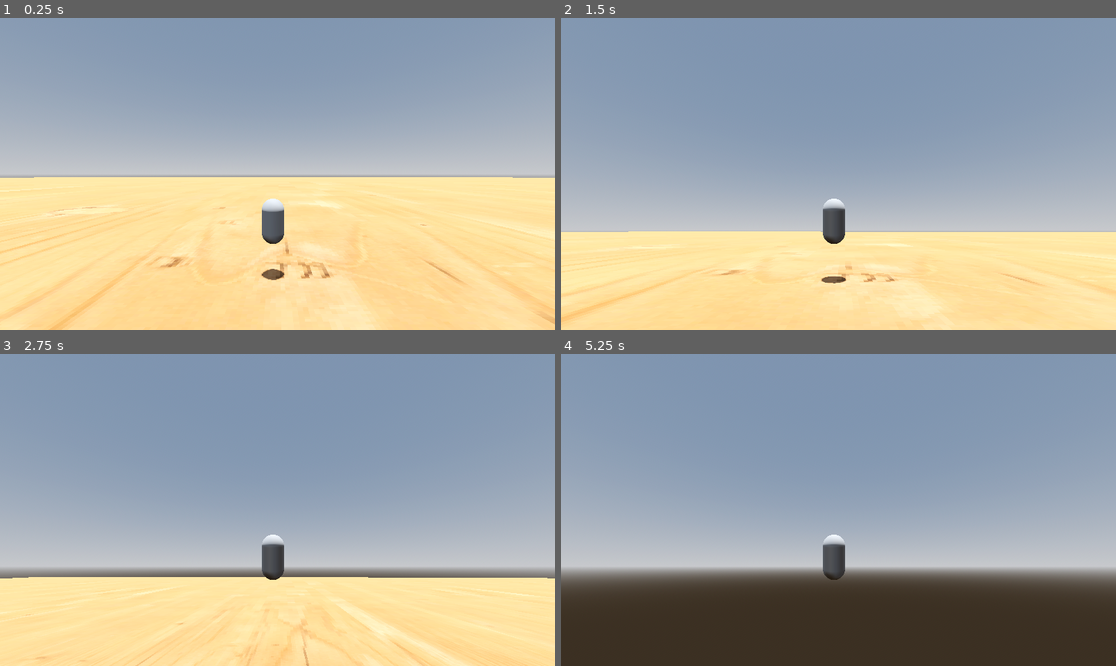
Above: before the commit, frames 1-4 (two rows, left to right).
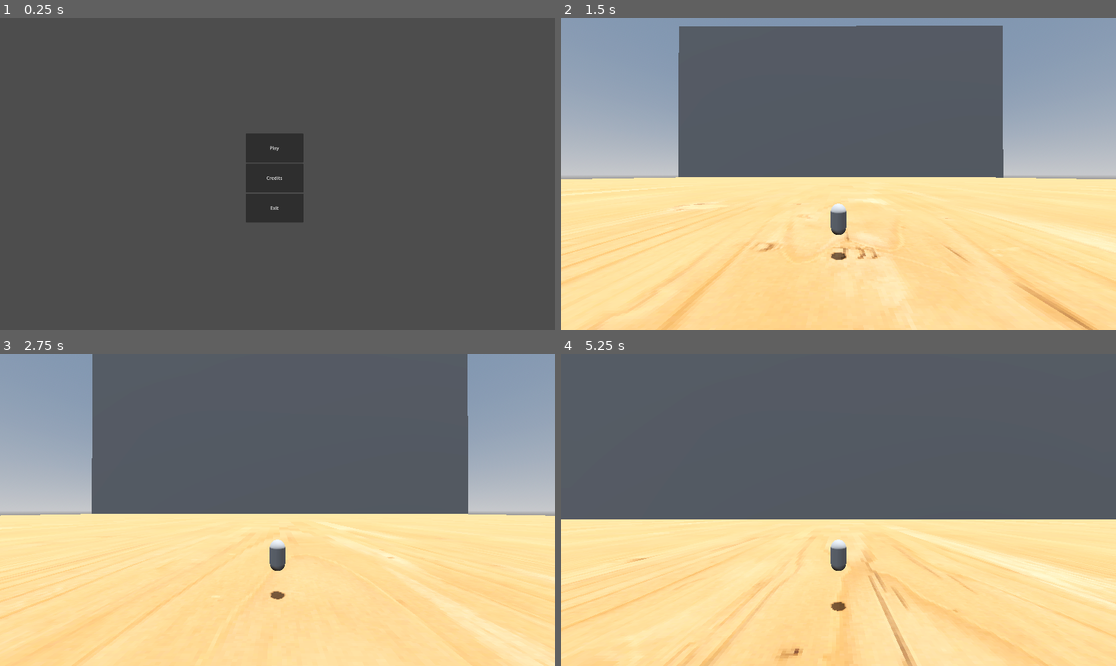
Above: after the commit, the same moments.

Repository: Grispys/gamejam
Game: Godot game, scene res://scenes/menu.tscn
The game is run twice, just before and just after one commit, with the same random seed, the same clock (stepped at 60 frames per second) and the same inputs. Before the commit the project starts from res://scenes/main.tscn.
Inputs (mouse positions are in pixels of both pictures, inside the frame that each line leads up to):
- Up to frame 1 (0.25 s): no input
- Up to frame 2 (1.5 s): click (832, 177) at 0.5 s, where only the run after the commit has a clickable "Credits"; click (832, 149) at 1.25 s, where only the run after the commit has a clickable "Play"
- Up to frame 3 (2.75 s): tap Enter at 2 s; hold W (move_forward) from 2.03 s (still down); hold Space (fly, bound only after the commit) from 2.03 s (still down)
- Up to frame 4 (5.25 s): keep holding W (move_forward); release Space (fly, bound only after the commit) at 2.78 s; tap Space (fly, bound only after the commit) at 2.85, 4.35 s; hold Space (fly, bound only after the commit) 3.53-4.28 s; hold Space (fly, bound only after the commit) from 5.03 s (still down)

The runs differ from the first frame. In frame 1, 100% of the frame differs, in the area x 0-100%, y 0-100%; in frame 2, 55%; in frame 3, 61%; in frame 4, 100%.

Commit message:
changed player movement, added main menu, added walls

Diff:
--- /dev/null
+++ b/menu.gd
@@ -0,0 +1,15 @@
+extends Control
+
+
+
+
+func _on_play_pressed():
+	get_tree().change_scene_to_file("res://scenes/main.tscn")
+
+
+func _on_credits_pressed():
+	pass # Replace with function body.
+
+
+func _on_exit_pressed():
+	get_tree().quit()
--- a/player/player.gd
+++ b/player/player.gd
@@ -2,46 +2,64 @@
 
 # Variables for movement speed
 const move_speed = 60.0
-var rotation_speed  = 0.00005
+var rotation_speed  = 0.00004
+
+# variables for completing the stage
+var is_fruit_full = false
+var is_detected = false
+
+var is_flying = false
+
 
 # Variables to handle rotation
 var rotation_x  = 0.0
 var rotation_y = 0.0
 
-# Input for movement
 var input_direction: Vector3 = Vector3.ZERO
 
 func _ready():
-    Input.set_mouse_mode(Input.MOUSE_MODE_CAPTURED)
+	Input.set_mouse_mode(Input.MOUSE_MODE_CAPTURED)
 
 func _process(_delta):
-    input_direction = Vector3.ZERO
+	input_direction = Vector3.ZERO
+
+	if Input.is_action_pressed("fly"):
+		is_flying = true
+
+	if is_flying:
+			if Input.is_action_pressed("move_forward"):
+				input_direction -= transform.basis.z
+			if Input.is_action_pressed("move_backward"):
+				input_direction += transform.basis.z
+			if Input.is_action_pressed("move_left"):
+				input_direction -= transform.basis.x
+			if Input.is_action_pressed("move_right"):
+				input_direction += transform.basis.x
+	else:
+		if Input.is_action_pressed("move_forward"):
+			input_direction -= transform.basis.x
+		if Input.is_action_pressed("move_backward"):
+			input_direction += transform.basis.x
+		if Input.is_action_pressed("move_left"):
+			input_direction -= transform.basis.x
+		if Input.is_action_pressed("move_right"):
+			input_direction += transform.basis.x
 
 
-    if Input.is_action_pressed("move_forward"):
-        input_direction -= transform.basis.z
-    if Input.is_action_pressed("move_backward"):
-        input_direction += transform.basis.z
-    if Input.is_action_pressed("move_left"):
-        input_direction -= transform.basis.x
-    if Input.is_action_pressed("move_right"):
-        input_direction += transform.basis.x
+	input_direction = input_direction.normalized()
 
-    # Normalize to prevent faster diagonal movement
-    input_direction = input_direction.normalized()
+    # movement
+	velocity = input_direction * move_speed
+	move_and_slide()
 
-    # Apply movement
-    velocity = input_direction * move_speed
-    move_and_slide()
+    # mouse input for camera
+	var mouse_movement = Input.get_last_mouse_velocity()
+	rotation_x -= mouse_movement.y * rotation_speed
+	rotation_y -= mouse_movement.x * rotation_speed
 
-    # Mouse input for rotation
-    var mouse_movement = Input.get_last_mouse_velocity()
-    rotation_x -= mouse_movement.y * rotation_speed
-    rotation_y -= mouse_movement.x * rotation_speed
+    # prevent camera from circling player vertically
+	rotation_x = clamp(rotation_x, deg_to_rad(-89), deg_to_rad(89))
 
-    # Clamp the pitch rotation to prevent flipping
-    rotation_x = clamp(rotation_x, deg_to_rad(-89), deg_to_rad(89))
-
-    # Apply rotation to the character
-    rotation_degrees.x = rad_to_deg(rotation_x)
-    rotation_degrees.y = rad_to_deg(rotation_y)
+    # apply rotation to the character
+	rotation_degrees.x = rad_to_deg(rotation_x)
+	rotation_degrees.y = rad_to_deg(rotation_y)
--- a/project.godot
+++ b/project.godot
@@ -11,7 +11,7 @@
 [application]
 
 config/name="game jam"
-run/main_scene="res://scenes/main.tscn"
+run/main_scene="res://scenes/menu.tscn"
 config/features=PackedStringArray("4.3", "Forward Plus")
 
 [display]
@@ -54,6 +54,11 @@
 "events": [Object(InputEventKey,"resource_local_to_scene":false,"resource_name":"","device":-1,"window_id":0,"alt_press …(195 unchanged characters)…
 ]
 }
+fly={
+"deadzone": 0.5,
+"events": [Object(InputEventKey,"resource_local_to_scene":false,"resource_name":"","device":-1,"window_id":0,"alt_pressed":false,"shift_pressed":false,"ctrl_pressed":false,"meta_pressed":false,"pressed":false,"keycode":0,"physical_keycode":32,"key_label":0,"unicode":32,"location":0,"echo":false,"script":null)
+]
+}
 
 [rendering]
 
--- a/scenes/main.tscn
+++ b/scenes/main.tscn
@@ -31,13 +31,19 @@
 [sub_resource type="ConvexPolygonShape3D" id="ConvexPolygonShape3D_usswi"]
 points = PackedVector3Array(-0.5, -0.5, -0.5, 0.5, 0.5, 0.5, 0.5, -0.5, 0.5, 0.5, 0.5, -0.5, -0.5, 0.5, 0.5, 0.5, -0.5, -0.5, -0.5, -0.5, 0.5, -0.5, 0.5, -0.5)
 
+[sub_resource type="QuadMesh" id="QuadMesh_iq42h"]
+lightmap_size_hint = Vector2i(7, 7)
+size = Vector2(640, 300)
+subdivide_width = 1
+subdivide_depth = 1
+
+[sub_resource type="ConvexPolygonShape3D" id="ConvexPolygonShape3D_mm0lg"]
+points = PackedVector3Array(-324.952, -155.049, -5.07738, 324.952, 159.81, 5.07738, 324.952, 159.81, -5.07738, -324.952, 159.81, 5.07738, 324.952, -155.049, 5.07738, 324.952, -155.049, -5.07738, -324.952, 159.81, -5.07738, -324.952, -155.049, 5.07738)
+
 [node name="main" type="Node3D"]
 
 [node name="player" parent="." instance=ExtResource("1_fvq2a")]
 transform = Transform3D(1, 0, 0, 0, 1, 0, 0, 0, 1, 0, 2.20888, 0)
-
-[node name="Camera3D" type="Camera3D" parent="player"]
-transform = Transform3D(1, 0, 0, 0, 1, 0, 0, 0, 1, 0.201928, 2.3141, 9.09197)
 
 [node name="WorldEnvironment" type="WorldEnvironment" parent="."]
 environment = SubResource("Environment_qkckg")
@@ -46,12 +52,22 @@
 transform = Transform3D(-0.995725, 0.0923706, 4.03765e-09, 0, -4.37114e-08, 1, 0.0923706, 0.995725, 4.35245e-08, 0, 0, 0)
 shadow_enabled = true
 
-[node name="MeshInstance3D" type="MeshInstance3D" parent="."]
+[node name="floor" type="MeshInstance3D" parent="."]
 transform = Transform3D(618.375, 0, 0, 0, 0.297864, 0, 0, 0, 586.648, -5.29593, -0.109131, -3.60578)
 mesh = SubResource("BoxMesh_phpd5")
 
-[node name="StaticBody3D" type="StaticBody3D" parent="MeshInstance3D"]
+[node name="StaticBody3D" type="StaticBody3D" parent="floor"]
 
-[node name="CollisionShape3D" type="CollisionShape3D" parent="MeshInstance3D/StaticBody3D"]
+[node name="CollisionShape3D" type="CollisionShape3D" parent="floor/StaticBody3D"]
 transform = Transform3D(1, 0, 0, 0, 2.95002, 0, 0, 0, 1, 0, 0, 0)
 shape = SubResource("ConvexPolygonShape3D_usswi")
+
+[node name="walls" type="MeshInstance3D" parent="."]
+transform = Transform3D(1, 0, 0, 0, 1, 0, 0, 0, 1, 3.98355, 149.352, -296.851)
+mesh = SubResource("QuadMesh_iq42h")
+
+[node name="StaticBody3D" type="StaticBody3D" parent="walls"]
+transform = Transform3D(1, 0, 0, 0, 1, 0, 0, 0, 1, 0, 0, -3.57645)
+
+[node name="CollisionShape3D" type="CollisionShape3D" parent="walls/StaticBody3D"]
+shape = SubResource("ConvexPolygonShape3D_mm0lg")
--- /dev/null
+++ b/scenes/menu.tscn
@@ -0,0 +1,43 @@
+[gd_scene load_steps=2 format=3 uid="uid://b74o42i06h0ap"]
+
+[ext_resource type="Script" path="res://menu.gd" id="1_qf5n7"]
+
+[node name="Menu" type="Control"]
+layout_mode = 3
+anchors_preset = 15
+anchor_right = 1.0
+anchor_bottom = 1.0
+grow_horizontal = 2
+grow_vertical = 2
+script = ExtResource("1_qf5n7")
+
+[node name="MarginContainer" type="MarginContainer" parent="."]
+layout_mode = 0
+offset_left = 850.0
+offset_top = 400.0
+offset_right = 1050.0
+offset_bottom = 708.0
+
+[node name="VBoxContainer" type="VBoxContainer" parent="MarginContainer"]
+layout_mode = 2
+
+[node name="Play" type="Button" parent="MarginContainer/VBoxContainer"]
+custom_minimum_size = Vector2(200, 100)
+layout_mode = 2
+text = "Play"
+
+[node name="Credits" type="Button" parent="MarginContainer/VBoxContainer"]
+custom_minimum_size = Vector2(200, 100)
+layout_mode = 2
+text = "Credits
+"
+
+[node name="Exit" type="Button" parent="MarginContainer/VBoxContainer"]
+custom_minimum_size = Vector2(200, 100)
+layout_mode = 2
+text = "Exit
+"
+
+[connection signal="pressed" from="MarginContainer/VBoxContainer/Play" to="." method="_on_play_pressed"]
+[connection signal="pressed" from="MarginContainer/VBoxContainer/Credits" to="." method="_on_credits_pressed"]
+[connection signal="pressed" from="MarginContainer/VBoxContainer/Exit" to="." method="_on_exit_pressed"]
--- a/scenes/player.tscn
+++ b/scenes/player.tscn
@@ -17,3 +17,12 @@
 [node name="CollisionShape3D" type="CollisionShape3D" parent="."]
 transform = Transform3D(0.2, 0, 0, 0, 0.2, 0, 0, 0, 0.2, 0, 0.209121, 0)
 shape = SubResource("ConvexPolygonShape3D_qetl0")
+
+[node name="SpringArm3D" type="SpringArm3D" parent="."]
+transform = Transform3D(1, 0, 0, 0, 1, 0, 0, 0, 1, 0, 3.13692, 0.11805)
+spring_length = 10.0
+margin = 2.0
+
+[node name="Camera3D" type="Camera3D" parent="SpringArm3D"]
+transform = Transform3D(1, 0, 0, 0, 1, 0, 0, 0, 1, -0.035326, 0.140046, 4.63432)
+fov = 90.0
Not shown, changed: gameidea.txt
Not shown: 1 places in scenes/main.tscn that only renumber resources
